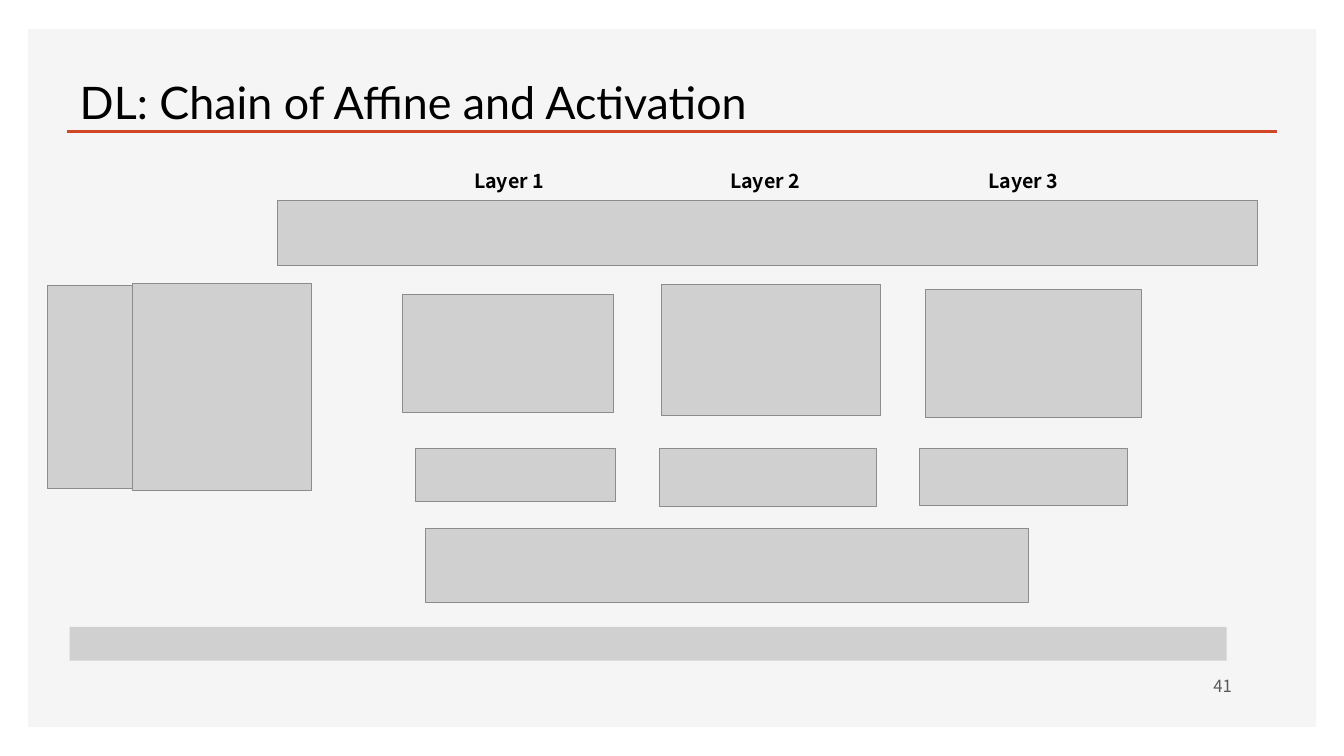
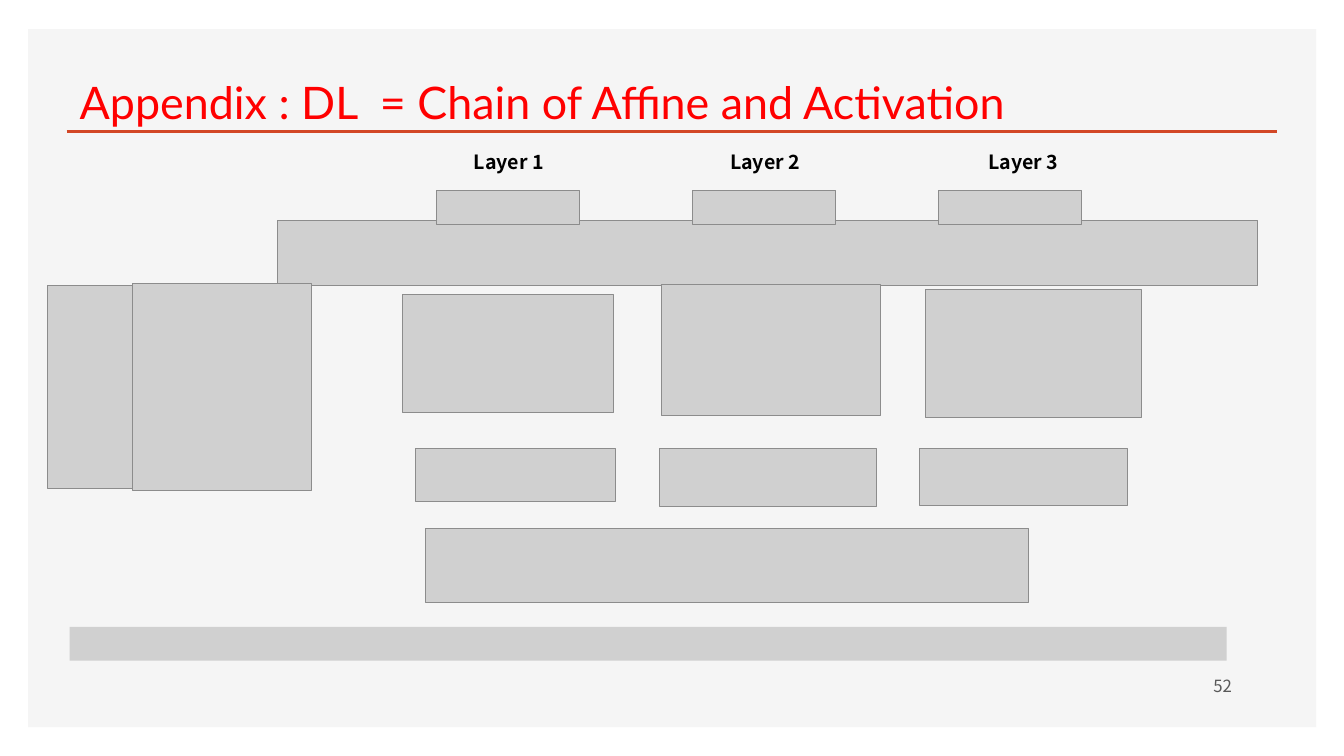
Before and after one commit to ancestor9/mathematics-for-machine-learning, a slide deck: slide 52 of Linear_Algebra/w4_Perceptron_Regression.pptx (slide 41 before the commit). Drawn at 1344x756 pixels with LibreOffice and Linux fonts; fonts in the diff are those of the drawing; grey boxes stand for pictures; background and template pictures are left out. Boxes give left, top, right and bottom in pixels: in the first picture for what was removed or moved away, otherwise in the second. Text is boxed around its words. In the diff, an @@ line names an element or a change of style, - is before the commit and + after.

```diff
--- a/Linear_Algebra/w4_Perceptron_Regression.pptx
+++ b/Linear_Algebra/w4_Perceptron_Regression.pptx
@@ text at <box>80,86,1004,127</box>: text changed; text colour #000000 to #FF0000 @@
-DL: Chain of Affine and Activation
+Appendix : DL = Chain of Affine and Activation
@@ 3 texts: place and size @@
-3 texts at <box>474,173,1059,193</box>
+3 texts at <box>474,154,1059,174</box>
@@ picture added at <box>437,191,580,225</box> @@
@@ picture added at <box>693,191,836,225</box> @@
@@ picture added at <box>939,191,1082,225</box> @@
@@ picture: place and size @@
-picture at <box>278,201,1258,266</box>
+picture at <box>278,220,1258,285</box>
@@ page number at <box>1213,679,1232,692</box>: text changed @@
-41
+52
```
Also in this commit, not shown: 8 other slides changed, 7 slides added.
